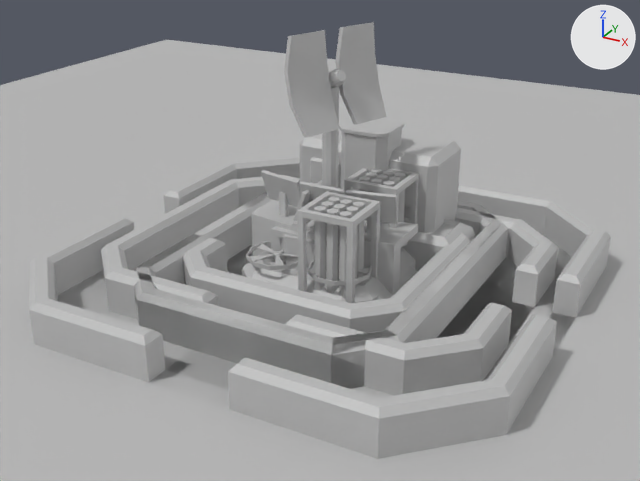
Renders of the FBX model Assets/_Project/NERA/Art/Station_UI/SM_UI_3D.fbx from each side of a commit.
Both versions are drawn from a 50 mm lens placed at (4.79, -8.97, 5.0), pointed at (0.08, -0.39, 0.71). Arrows for +X, +Y and +Z are at upper right; the lights stay in place. The first picture is the older version. Where no turn or scale is listed for an object, it has been applied to the vertices.

The older version as bpy lines, for what is in view:
```python
ob_sm_antenna = bpy.data.objects.new('SM_Antenna', me_mesh_002)
ob_sm_antenna.location = (0.0, 0.0, 0.0)
ob_sm_battery_room = bpy.data.objects.new('SM_Battery_Room', me_mesh_006)
ob_sm_battery_room.location = (0.0, 0.0, 0.0)
ob_sm_central_room = bpy.data.objects.new('SM_Central_Room', me_mesh_005)
ob_sm_central_room.location = (0.0, 0.0, 0.0)
ob_sm_drone = bpy.data.objects.new('SM_Drone', me_mesh_003)
ob_sm_drone.location = (0.0, 0.0, 0.0)
ob_sm_plane = bpy.data.objects.new('SM_Plane', me_mesh)
ob_sm_plane.location = (0.0, 0.0, 0.0)
ob_sm_turret = bpy.data.objects.new('SM_Turret', me_mesh_001)
ob_sm_turret.location = (0.0, 0.0, 0.0)
ob_sm_upgrade_room = bpy.data.objects.new('SM_Upgrade_Room', me_mesh_009)
ob_sm_upgrade_room.location = (0.0, 0.0, 0.0)
# also in view: 'SM_Bedroom' at (0.0, 0.0, 0.25); 'SM_Storage' at (0.0, 0.0, 0.75)
```
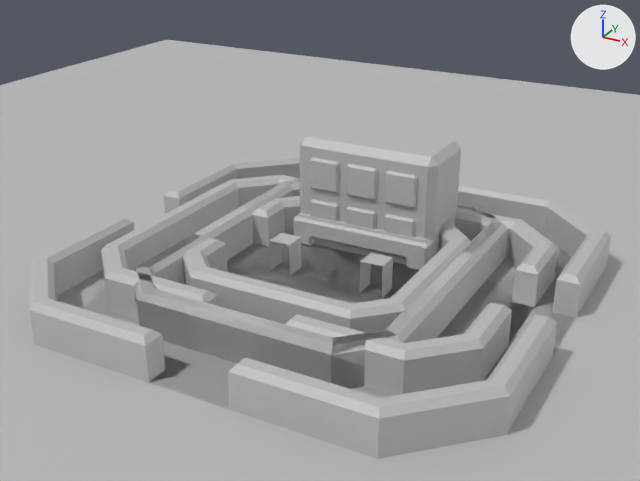
Where the change shows, as pixel boxes (x1, y1, x2, y2) in the pictures (640 x 481 px):
'SM_Upgrade_Room', reshaped (21% shorter): before (101, 118, 558, 395); after (101, 175, 558, 395)
'SM_Battery_Room', reshaped (17% shorter): before (183, 168, 471, 333); after (183, 196, 471, 333)
'SM_Antenna', deleted: before (242, 22, 415, 303)
'SM_Drone', deleted: before (242, 241, 417, 300)
'SM_Turret', deleted: before (270, 218, 366, 276)
part 1 of me_mesh_005, deleted: before (251, 170, 418, 295)
part 2 of me_mesh_009, deleted: before (339, 118, 475, 272)
part 3 of me_mesh_006, deleted: before (271, 168, 419, 303)
'SM_Corridor', unchanged, uncovered by the edit: after (269, 233, 393, 298)

The change, as a diff of the scene's bpy script:
```diff
--- a/Assets/_Project/NERA/Art/Station_UI/SM_UI_3D.fbx.py
+++ b/Assets/_Project/NERA/Art/Station_UI/SM_UI_3D.fbx.py
@@ me_mesh_006 @@
 # used by ob_sm_battery_room; location = (0.0, 0.0, 0.0)
-me_mesh_006.from_pydata(...)  # 468 vertices, 872 faces; spans x -1.5..1.5, y -1.5..1.5, z 0.0..1.3
+me_mesh_006.from_pydata(...)  # 60 vertices, 108 faces; spans x -1.5..1.5, y -1.5..1.5, z 0.0..0.5
+# me_mesh_006 part 3: 23 loose pieces with 408 vertices, spanning x -0.59..0.79, y -0.95..0.9, z 0.0..1.3, are deleted
 me_mesh_006.materials.append(mat_lambert1)
@@ me_mesh_005 @@
 # used by ob_sm_central_room; location = (0.0, 0.0, 0.0)
-me_mesh_005.from_pydata(...)  # 168 vertices, 284 faces; spans x -3.0..3.0, y -3.0..3.0, z 0.0..1.34
+me_mesh_005.from_pydata(...)  # 96 vertices, 174 faces; spans x -3.0..3.0, y -3.0..3.0, z 0.0..0.5
+# me_mesh_005 part 1: 7 loose pieces with 72 vertices, spanning x -0.99..0.99, y -0.35..0.45, z 0.0..1.34, are deleted
 me_mesh_005.materials.append(mat_lambert1)
@@ me_mesh_009 @@
 # used by ob_sm_upgrade_room; location = (0.0, 0.0, 0.0)
-me_mesh_009.from_pydata(...)  # 168 vertices, 306 faces; spans x -2.5..2.5, y -2.0..2.0, z 0.0..1.8
+me_mesh_009.from_pydata(...)  # 72 vertices, 128 faces; spans x -2.5..2.5, y -2.0..2.0, z 0.0..0.5
+# me_mesh_009 part 2: the loose piece of 96 vertices spanning x -1.29..1.4, y 0.47..1.59, z 0.0..1.8 is deleted
 me_mesh_009.materials.append(mat_lambert1)
@@ ob_sm_drone @@
-ob_sm_drone = bpy.data.objects.new('SM_Drone', me_mesh_003)
-ob_sm_drone.location = (0.0, 0.0, 0.0)
@@ ob_sm_antenna @@
-ob_sm_antenna = bpy.data.objects.new('SM_Antenna', me_mesh_002)
-ob_sm_antenna.location = (0.0, 0.0, 0.0)
@@ ob_sm_turret @@
-ob_sm_turret = bpy.data.objects.new('SM_Turret', me_mesh_001)
-ob_sm_turret.location = (0.0, 0.0, 0.0)
```
